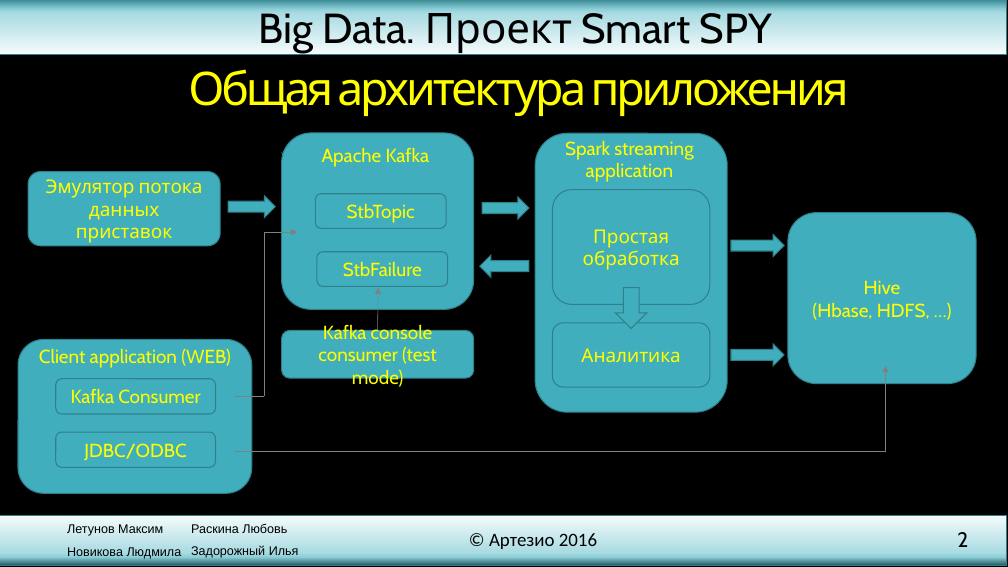
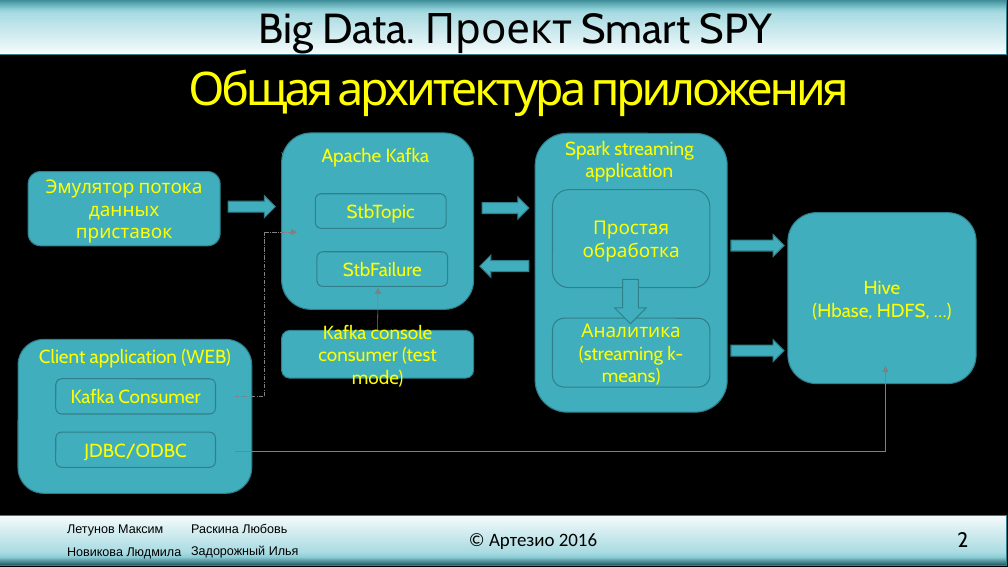
Before and after one commit to SmallDev/TestSmart, a slide deck: slide 2 of presentation.pptx. Drawn at 1008x567 pixels with LibreOffice and Linux fonts; fonts in the diff are those of the drawing; background and template pictures are left out. Boxes give left, top, right and bottom in pixels: in the first picture for what was removed or moved away, otherwise in the second. Text is boxed around its words. In the diff, an @@ line names an element or a change of style, - is before the commit and + after.

```diff
--- a/presentation.pptx
+++ b/presentation.pptx
@@ rounded rectangle "Простая обработка": place and size @@
-rounded rectangle "Простая обработка" at bbox=[553, 190, 710, 305]
+rounded rectangle "Простая обработка" at bbox=[553, 190, 710, 288]
@@ down arrow: place and size @@
-down arrow at bbox=[616, 287, 647, 328]
+down arrow at bbox=[615, 279, 647, 324]
@@ rounded rectangle "Аналитика (streaming k-means)": place and size @@
-rounded rectangle "Аналитика (streaming k-means)" at bbox=[553, 323, 710, 387]
+rounded rectangle "Аналитика (streaming k-means)" at bbox=[553, 318, 710, 387]
@@ text in rounded rectangle at bbox=[579, 319, 683, 385]: text changed @@
-Аналитика
+Аналитика (streaming k-means)
@@ right arrow: place and size @@
-right arrow at bbox=[731, 344, 784, 366]
+right arrow at bbox=[731, 340, 784, 361]
```
Also in this commit, not shown: 3 other slides changed, 3 slides added.
